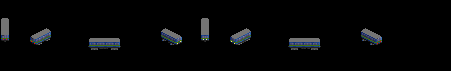
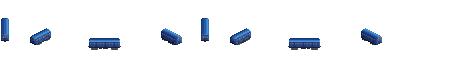
Revision of a layered w=451, h=71 image; what changed, layer by layer:
hid "Lights" over (3, 39, 381, 44)
hid "SL" over (1, 35, 382, 46)
hid "SS", painted on it over (1, 18, 382, 46)
